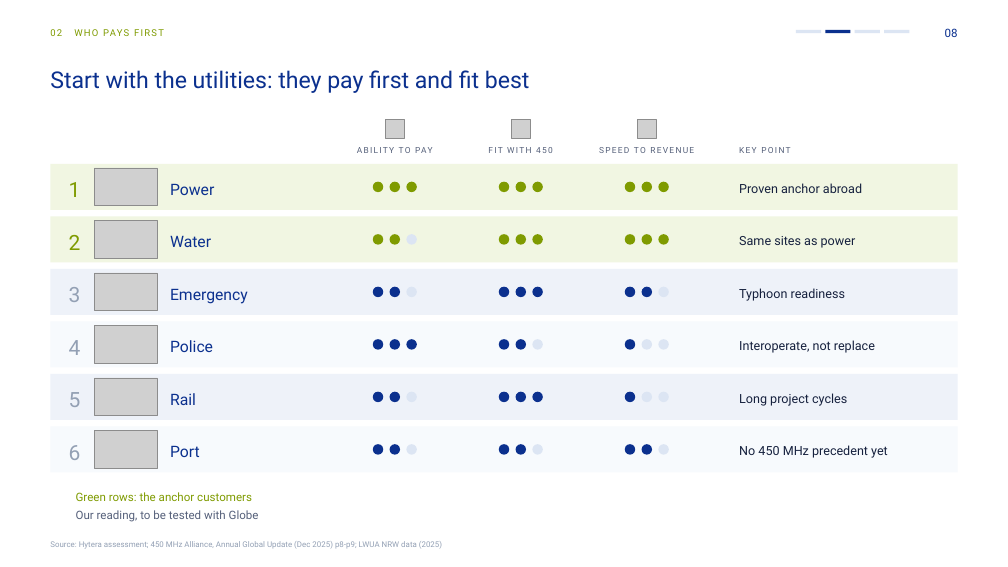
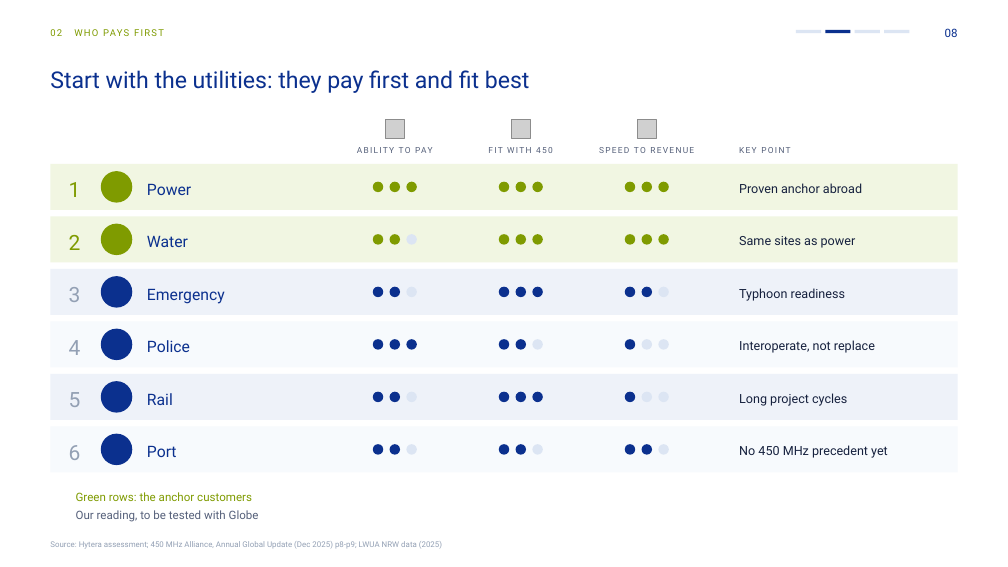
Before and after one commit to mearneste4-max/Philippines-450M, a slide deck: slide 8 of 01_交付物/菲律宾450M方案_v8.pptx. Drawn at 1008x567 pixels with LibreOffice and Linux fonts; fonts in the diff are those of the drawing; grey boxes stand for pictures; background and template pictures are left out. Boxes give left, top, right and bottom in pixels: in the first picture for what was removed or moved away, otherwise in the second. Text is boxed around its words. In the diff, an @@ line names an element or a change of style, - is before the commit and + after.

```diff
--- a/01_交付物/菲律宾450M方案_v8.pptx
+++ b/01_交付物/菲律宾450M方案_v8.pptx
@@ picture removed at (95,168,157,206) @@
@@ ellipse added at (101,171,132,203), fill #7F9B00 @@
@@ text "Power": place and size @@
-text "Power" at (170,183,214,195)
+text "Power" at (147,183,191,195)
@@ picture removed at (95,221,157,259) @@
@@ ellipse added at (101,224,132,256), fill #7F9B00 @@
@@ text "Water": place and size @@
-text "Water" at (170,235,211,247)
+text "Water" at (147,235,188,247)
@@ text "Emergency": place and size @@
-text "Emergency" at (170,288,248,304)
+text "Emergency" at (147,288,225,304)
@@ picture removed at (95,273,157,311) @@
@@ ellipse added at (101,276,132,308), fill #0B308E @@
@@ picture removed at (95,326,157,364) @@
@@ ellipse added at (101,329,132,361), fill #0B308E @@
@@ text "Police": place and size @@
-text "Police" at (170,340,213,352)
+text "Police" at (147,340,190,352)
@@ picture removed at (95,378,157,416) @@
@@ ellipse added at (101,381,132,413), fill #0B308E @@
@@ text "Rail": place and size @@
-text "Rail" at (170,393,196,405)
+text "Rail" at (147,393,173,405)
@@ picture removed at (95,430,157,468) @@
@@ ellipse added at (101,434,132,466), fill #0B308E @@
@@ text "Port": place and size @@
-text "Port" at (170,445,200,457)
+text "Port" at (147,445,177,457)
```
Also in this commit, not shown: 1 other slide changed, 6 other files.
